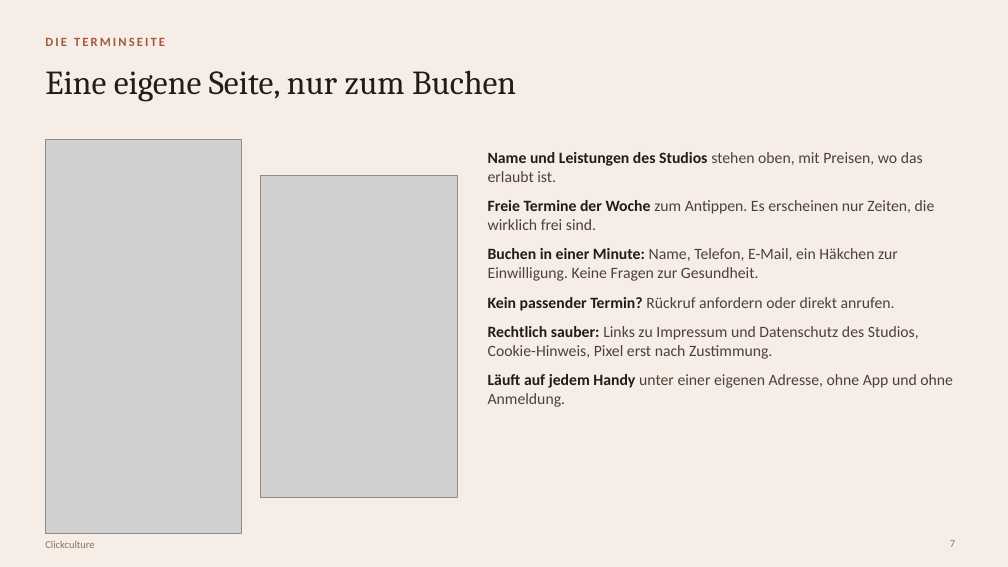
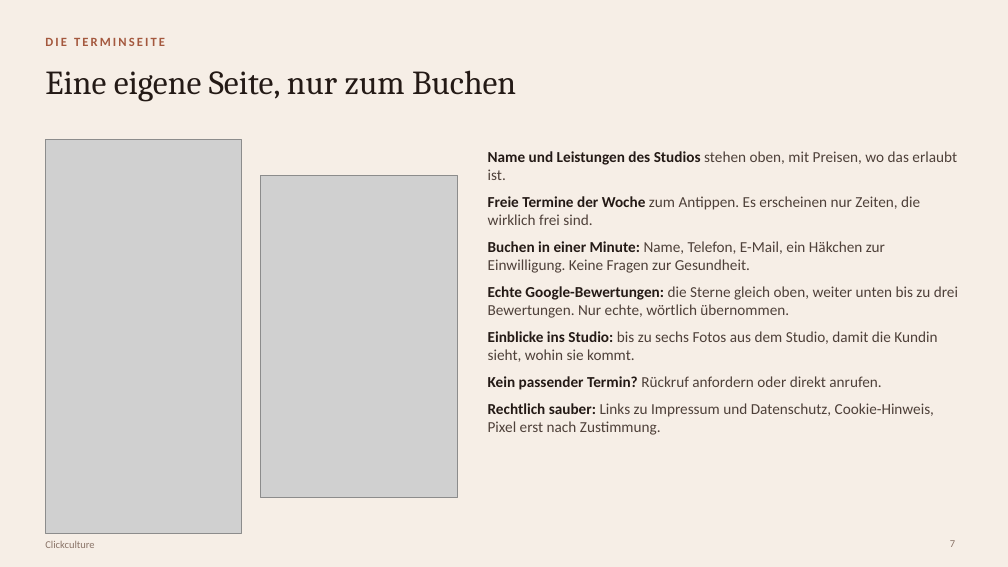
Before and after one commit to raphaelgeil652-lab/business, a slide deck: slide 7 of nischen/beauty/praesentation/Clickculture Beauty – Vorstellung.pptx. Drawn at 1008x567 pixels with LibreOffice and Linux fonts; fonts in the diff are those of the drawing; grey boxes stand for pictures. Boxes give left, top, right and bottom in pixels: in the first picture for what was removed or moved away, otherwise in the second. Text is boxed around its words. In the diff, an @@ line names an element or a change of style, - is before the commit and + after.

```diff
--- a/nischen/beauty/praesentation/Clickculture Beauty – Vorstellung.pptx
+++ b/nischen/beauty/praesentation/Clickculture Beauty – Vorstellung.pptx
@@ text at box(488, 151, 957, 390): size 15 to 14.5 pt in "Name und Leistungen des Studios stehen oben, ...", "Freie Termine der Woche zum Antippen. Es ...", "Buchen in einer Minute: Name, Telefon, E-Mail, ...", "Kein passender Termin? Rückruf anfordern oder direkt ..."; less space between paragraphs @@
@@ text at box(488, 286, 958, 362): paragraphs added @@
+• Echte Google-Bewertungen: die Sterne gleich oben, weiter unten bis zu drei Bewertungen. Nur echte, wörtlich übernommen.
+• Einblicke ins Studio: bis zu sechs Fotos aus dem Studio, damit die Kundin sieht, wohin sie kommt.
@@ text at box(488, 403, 934, 435): text changed; size 15 to 14.5 pt @@
-• Rechtlich sauber: Links zu Impressum und Datenschutz des Studios, Cookie-Hinweis, Pixel erst nach Zustimmung.
-• Läuft auf jedem Handy unter einer eigenen Adresse, ohne App und ohne Anmeldung.
+• Rechtlich sauber: Links zu Impressum und Datenschutz, Cookie-Hinweis, Pixel erst nach Zustimmung.
```
Also in this commit, not shown: 1 other slide changed.
